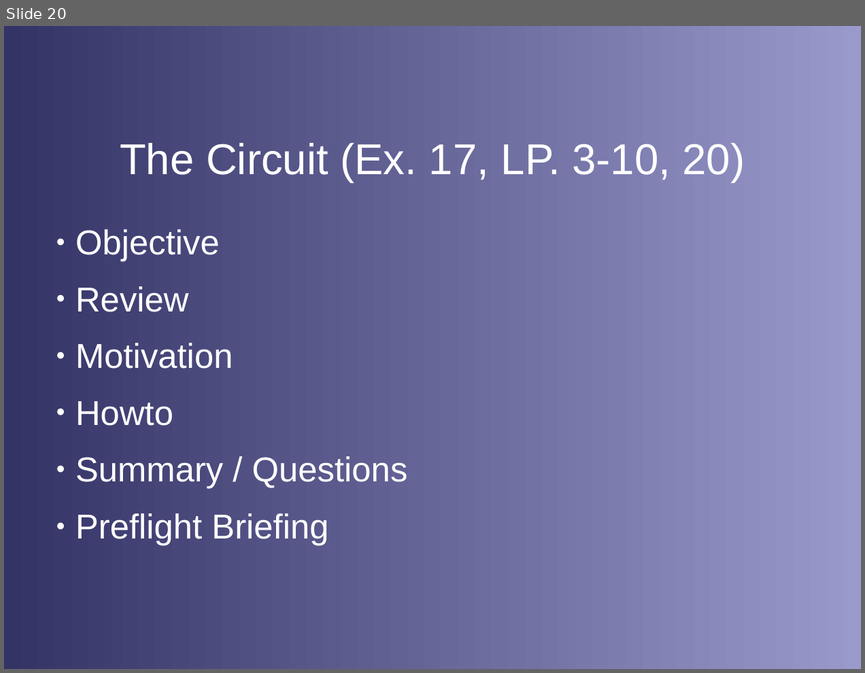
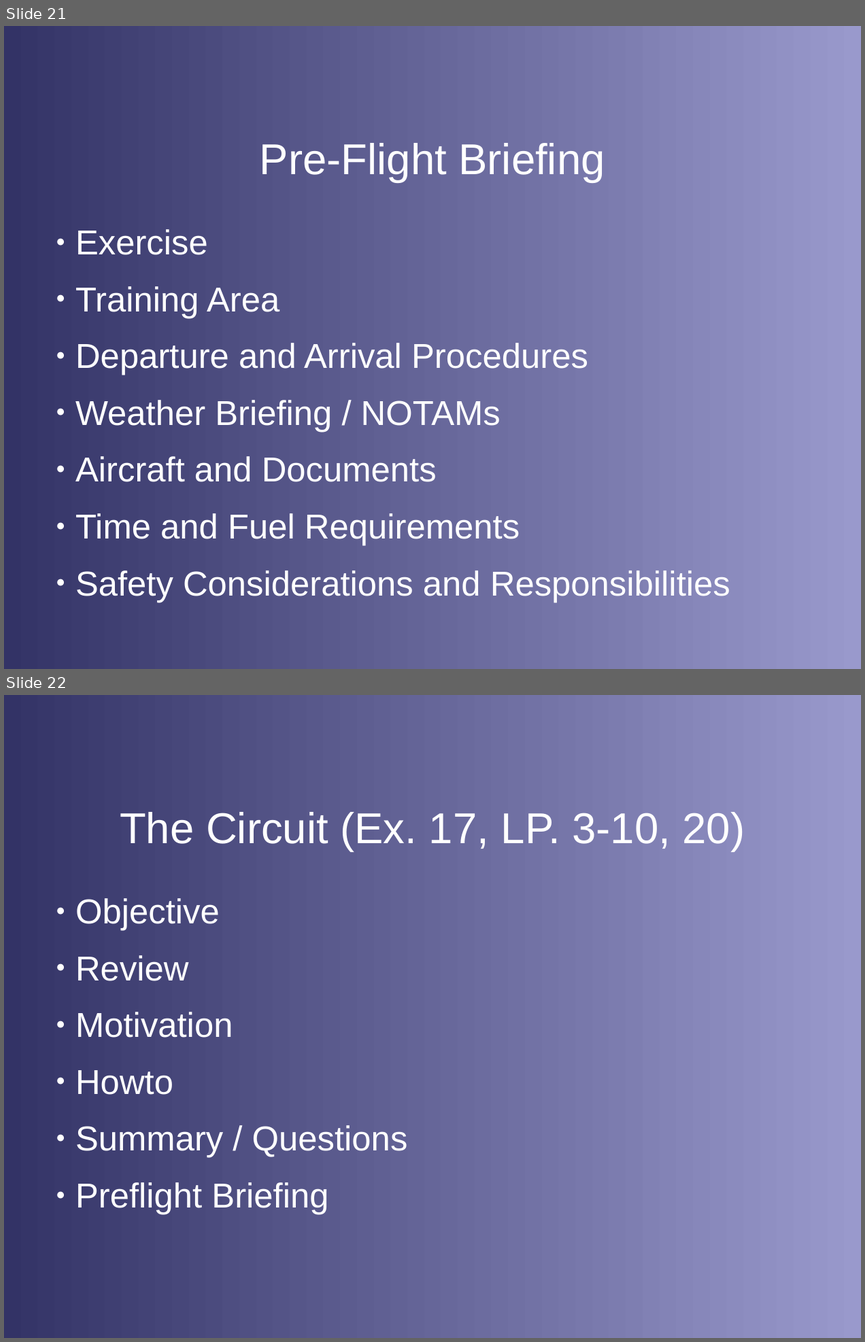
Before and after one commit to stephanheinemann/flight, a slide deck: FI/Circuits/Circuits.odp. Shown one above the other, each under a label of ours: slide 20 before the commit, slides 21 and 22 after it. The pictures are 865x673 and 865x1342 pixels, drawn with LibreOffice and Linux fonts; fonts in the diff are those of the drawing; background and template pictures are left out. Boxes give left, top, right and bottom in pixels: in the first picture for what was removed or moved away, otherwise in the second. Text is boxed around its words. In the diff, an @@ line names an element or a change of style, - is before the commit and + after.

```diff
--- a/FI/Circuits/Circuits.odp
+++ b/FI/Circuits/Circuits.odp
@@ slide 21 added at [4,26,861,669], background gradient #333366 to #9999CC @@
@@ title added at [260,143,605,182], 40 pt, text #FFFFFF @@
+Pre-Flight Briefing
@@ text added at [75,229,730,603], 32 pt, text #FFFFFF @@
+● Exercise
+● Training Area
+● Departure and Arrival Procedures
+● Weather Briefing / NOTAMs
+● Aircraft and Documents
+● Time and Fuel Requirements
+● Safety Considerations and Responsibilities
@@ what was slide 20 is now slide 22 @@
```
Also in this commit, not shown: 3 slides changed, 1 other slide added, 7 other files.
